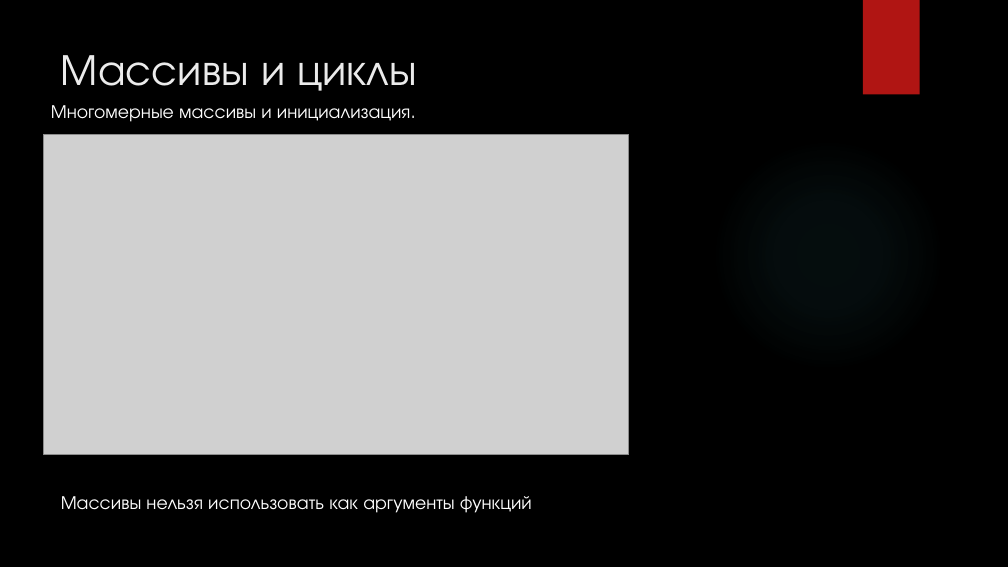
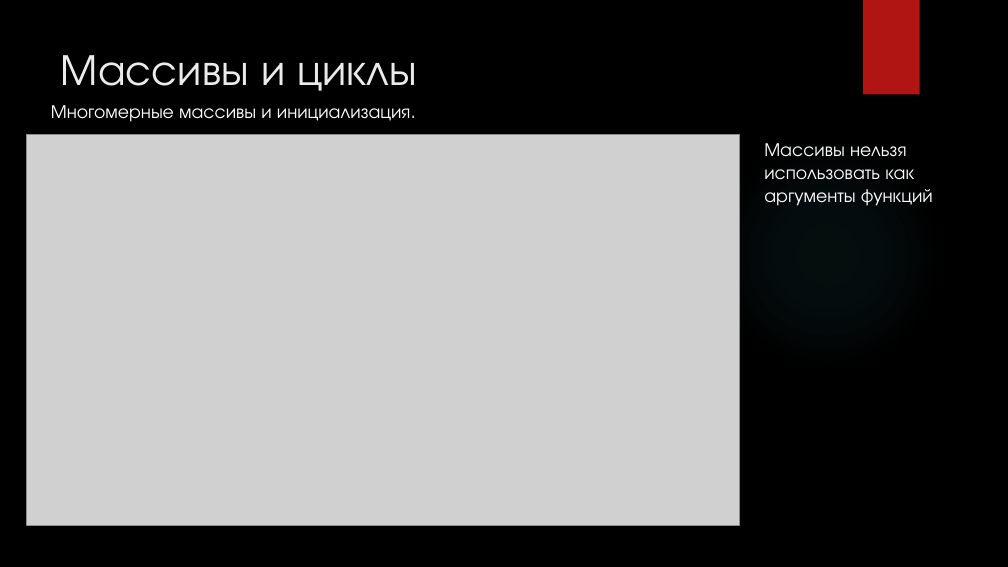
Before and after one commit to cansat-rsce/Organisation, a slide deck: slide 19 of лекции/Лекция2. Программирование на языке С (продолжение).pptx (slide 14 before the commit). Drawn at 1008x567 pixels with LibreOffice and Linux fonts; fonts in the diff are those of the drawing; grey boxes stand for pictures; background and template pictures are left out. Boxes give left, top, right and bottom in pixels: in the first picture for what was removed or moved away, otherwise in the second. Text is boxed around its words. In the diff, an @@ line names an element or a change of style, - is before the commit and + after.

```diff
--- a/лекции/Лекция2. Программирование на языке С (продолжение).pptx
+++ b/лекции/Лекция2. Программирование на языке С (продолжение).pptx
@@ picture: place and size @@
-picture at [44, 135, 629, 455]
+picture at [26, 135, 740, 526]
@@ text "Массивы нельзя использовать как аргументы ..." rewrapped from [61, 496, 532, 513] to [764, 143, 933, 206] @@
```
Also in this commit, not shown: 11 other slides changed, 28 slides added, 1 other file.
